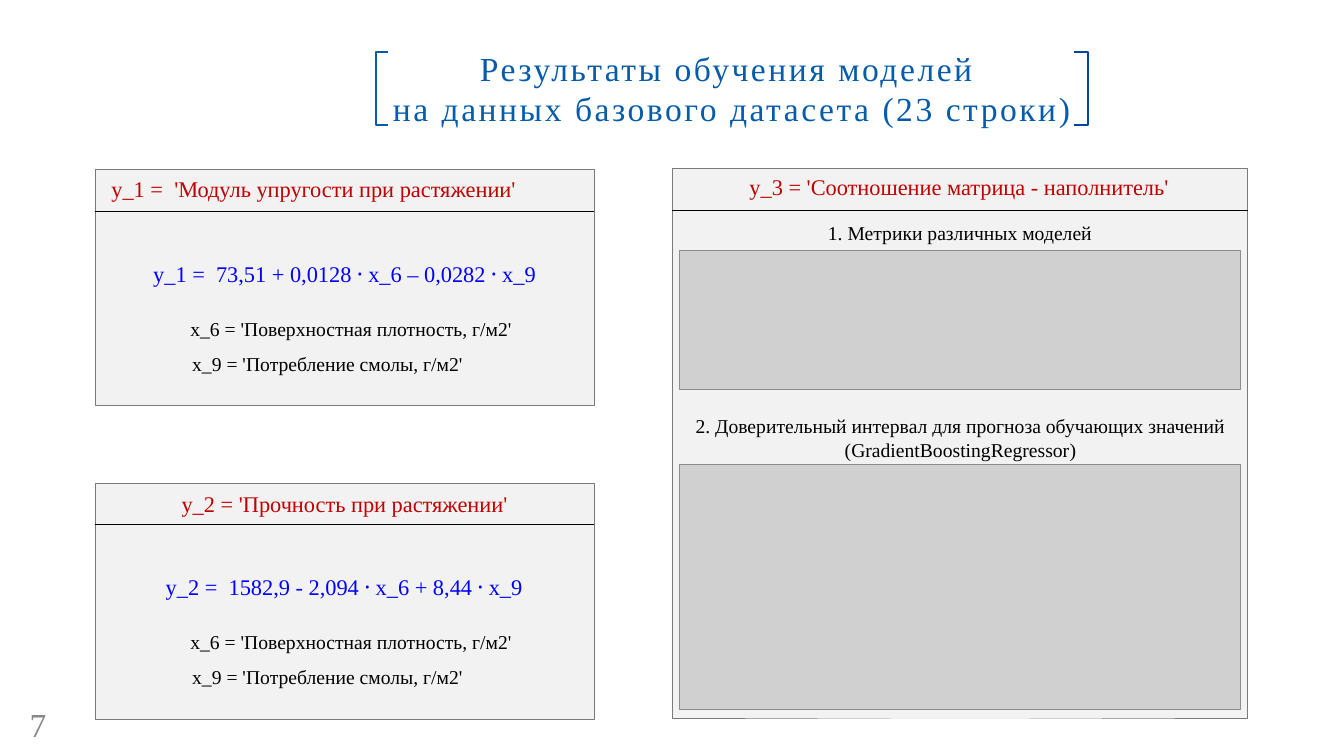
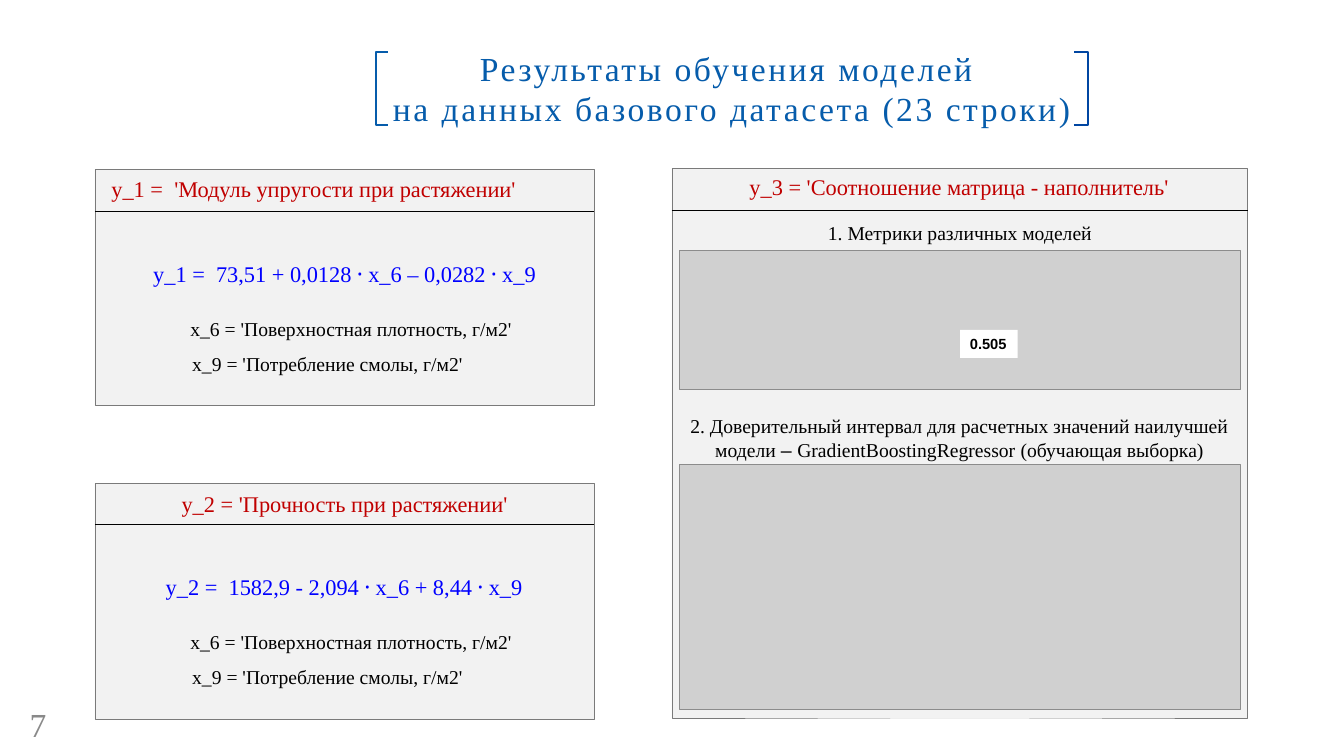
Before and after one commit to GorshkovAndrey/BMSTU, a slide deck: slide 7 of Для защиты ВКР/Презентация ВКР. Горшков А. В..pptx. Drawn at 1344x756 pixels with LibreOffice and Linux fonts; fonts in the diff are those of the drawing; grey boxes stand for pictures; background and template pictures are left out. Boxes give left, top, right and bottom in pixels: in the first picture for what was removed or moved away, otherwise in the second. Text is boxed around its words. In the diff, an @@ line names an element or a change of style, - is before the commit and + after.

```diff
--- a/Для защиты ВКР/Презентация ВКР. Горшков А. В..pptx
+++ b/Для защиты ВКР/Презентация ВКР. Горшков А. В..pptx
@@ rectangle added at [960, 330, 1017, 358], fill #FFFFFF, 10.5 pt, text #000000, bold @@
+0.505
@@ text at [690, 419, 1227, 462]: text changed @@
-2. Доверительный интервал для прогноза обучающих значений (GradientBoostingRegressor)
+2. Доверительный интервал для расчетных значений наилучшей модели – GradientBoostingRegressor (обучающая выборка)
```
Also in this commit, not shown: 6 other slides changed.
